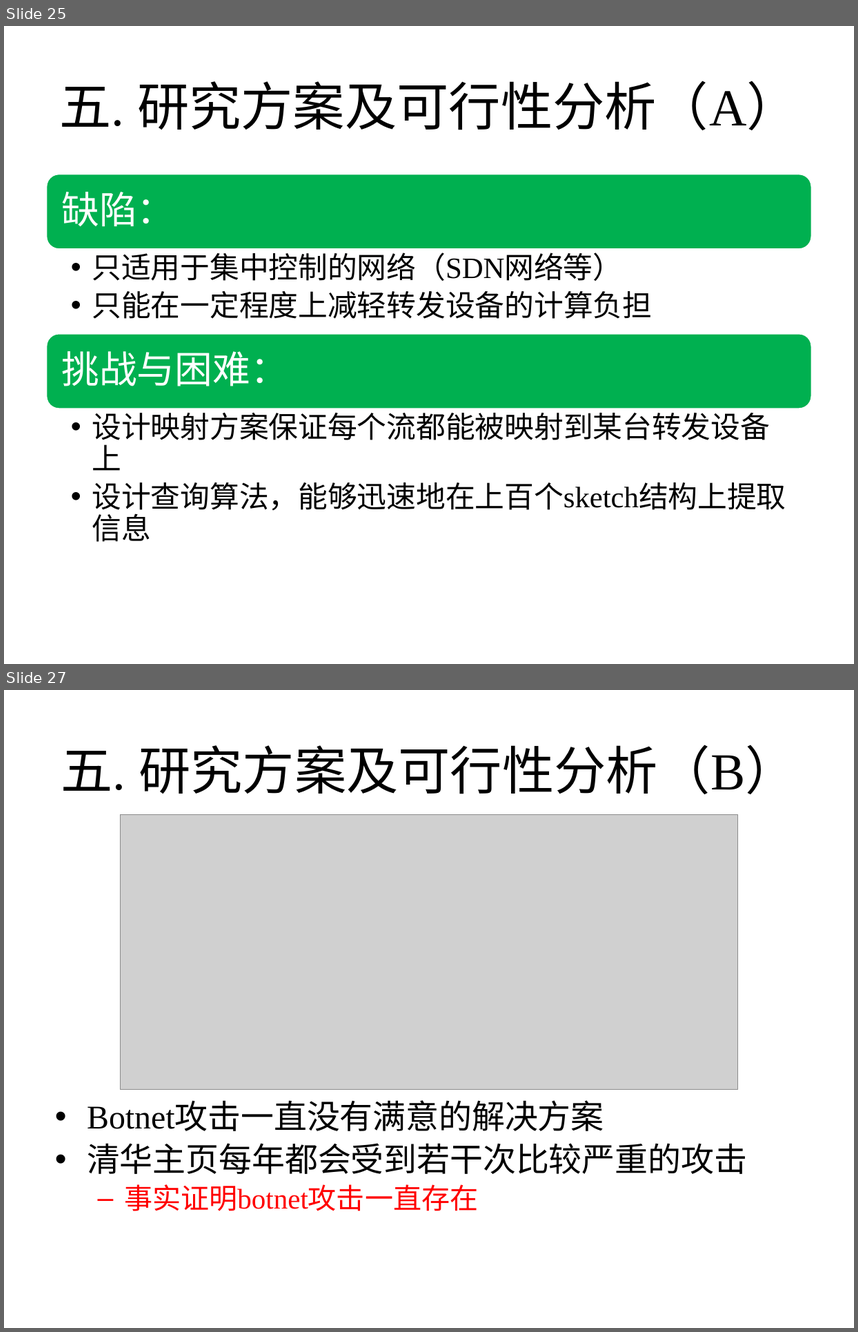
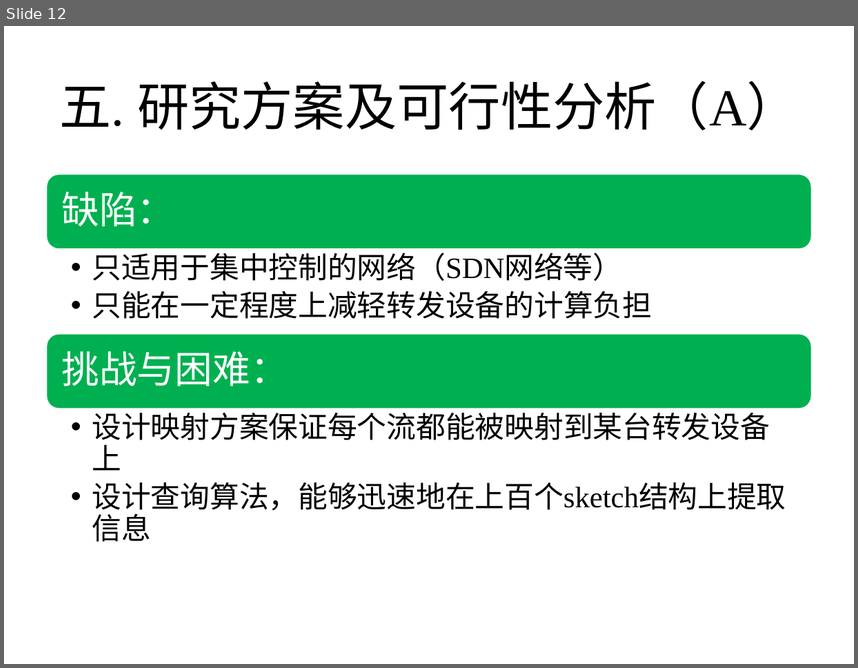
Before and after one commit to xinshengzzy/thesis_proposal, a slide deck: 赵宗义-博士生开题报告-2018年秋.pptx. Shown one above the other, each under a label of ours: slides 25 and 27 before the commit, slide 12 after it; the slides between them are not shown. The pictures are 858x1332 and 858x668 pixels, drawn with LibreOffice and Linux fonts; fonts in the diff are those of the drawing; grey boxes stand for pictures. Boxes give left, top, right and bottom in pixels: in the first picture for what was removed or moved away, otherwise in the second. Text is boxed around its words. In the diff, an @@ line names an element or a change of style, - is before the commit and + after.

```diff
--- a/赵宗义-博士生开题报告-2018年秋.pptx
+++ b/赵宗义-博士生开题报告-2018年秋.pptx
@@ slide 27 removed at (x1=4, y1=690, x2=854, y2=1328), background #FFFFFF @@
@@ title removed at (x1=61, y1=745, x2=797, y2=794) @@
-五. 研究方案及可行性分析（B）
@@ picture removed at (x1=121, y1=815, x2=737, y2=1090) @@
@@ text removed at (x1=87, y1=1103, x2=747, y2=1211) @@
-• Botnet攻击一直没有满意的解决方案
-• 清华主页每年都会受到若干次比较严重的攻击
-  – 事实证明botnet攻击一直存在
@@ what was slide 25 is now slide 12 @@
```
Also in this commit, not shown: 5 slides added, 30 other slides removed, 4 other files.
